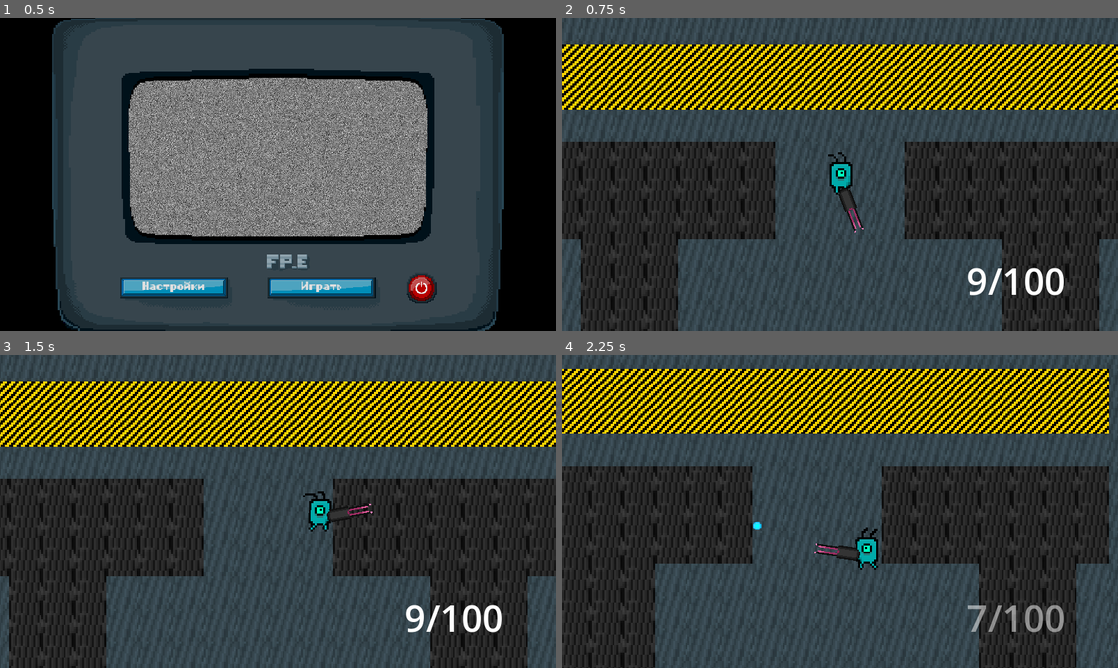
Above: before the commit, frames 1-4 (two rows, left to right).
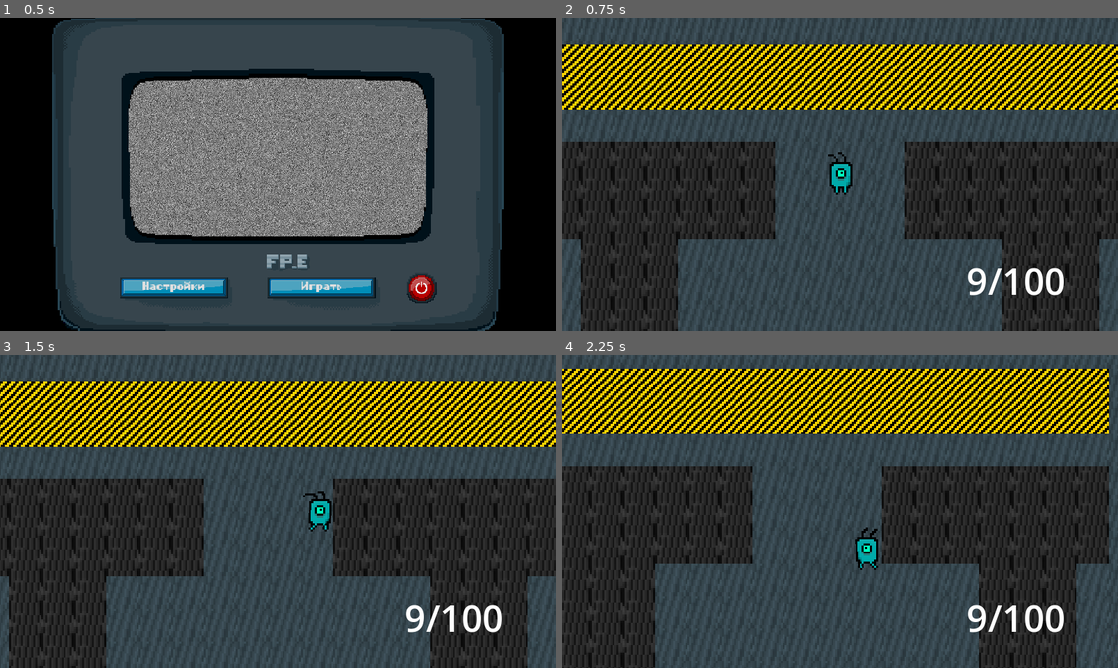
Above: after the commit, the same moments.

Repository: infdev9/noname
Game: Godot game, scene res://scenes/menu.tscn
Same seed, same stepped clock (60 frames per second), same inputs: the game is played once before the commit and once after it.
Inputs (mouse positions are in pixels of both pictures, inside the frame that each line leads up to):
- Up to frame 1 (0.5 s): no input
- Up to frame 2 (0.75 s): click "Играть" at 0.5 s
- Up to frame 3 (1.5 s): tap Enter at 1.25 s; move the mouse to (400, 495) at 1.27 s; hold D (right) from 1.28 s (still down); tap I (interact) at 1.35 s
- Up to frame 4 (2.25 s): click (962, 495) at 1.55 s; move the mouse to (728, 527) at 2.02 s; release D (right) at 2.03 s; hold S (down) from 2.03 s (still down); click (728, 527) at 2.1 s

Frame 1 is identical in both runs. In frame 2, 0.2% of the frame differs, in the area x 49-55%, y 54-69%; in frame 3, 0.1%; in frame 4, 0.9%, in the area x 34-91%, y 53-89%.

Commit message:
added change weapon and skin funcs

Diff:
--- a/prefabs/Character.tscn
+++ b/prefabs/Character.tscn
@@ -47,6 +47,8 @@
 editor_description = "VIP"
 visible = false
 
+[node name="Weapon" type="Node2D" parent="."]
+
 [node name="AnimationPlayer" type="AnimationPlayer" parent="."]
 unique_name_in_owner = true
 libraries = {
--- a/prefabs/GUI.tscn
+++ b/prefabs/GUI.tscn
@@ -9,6 +9,8 @@
 font_size = 64
 
 [node name="GUI" type="CanvasLayer"]
+process_mode = 4
+visible = false
 script = ExtResource("1_nusar")
 
 [node name="Control" type="Control" parent="."]
--- a/prefabs/Weapons/Bullet.tscn
+++ b/prefabs/Weapons/Bullet.tscn
@@ -8,6 +8,7 @@
 
 [node name="Bullet" type="RigidBody2D"]
 collision_layer = 8
+collision_mask = 3
 gravity_scale = 0.0
 max_contacts_reported = 5
 contact_monitor = true
--- /dev/null
+++ b/prefabs/Weapons/BulletEnemy.tscn
@@ -0,0 +1,10 @@
+[gd_scene load_steps=3 format=3 uid="uid://dtrxbmiqow6w6"]
+
+[ext_resource type="PackedScene" uid="uid://b5vxbnoa85el5" path="res://prefabs/Weapons/Bullet.tscn" id="1_6yhra"]
+[ext_resource type="Texture2D" uid="uid://tkxaedomqgim" path="res://assets/sprites/weapons/enemyBullet.png" id="2_32jbl"]
+
+[node name="BulletEnemy" instance=ExtResource("1_6yhra")]
+collision_mask = 5
+
+[node name="Sprite" parent="." index="1"]
+texture = ExtResource("2_32jbl")
--- a/project.godot
+++ b/project.godot
@@ -19,6 +19,7 @@
 
 Root="*res://scripts/Root.gd"
 GLOBAL="*res://scripts/GLOBAL.gd"
+Gui="*res://prefabs/GUI.tscn"
 
 [display]
 
--- a/scenes/game.tscn
+++ b/scenes/game.tscn
@@ -47,7 +47,5 @@
 [node name="Player" parent="." instance=ExtResource("2_dsq26")]
 unique_name_in_owner = true
 position = Vector2(960, 0)
-current_skin = "Plankton"
-current_weapon = "Rifle"
 
 [node name="Camera2D" parent="Player" instance=ExtResource("3_d8f0x")]
--- a/scripts/Root.gd
+++ b/scripts/Root.gd
@@ -1,7 +1,4 @@
 extends Node
-
-
-var gui: PackedScene = preload("res://prefabs/GUI.tscn")
 
 
 func _ready() -> void:
@@ -21,7 +18,8 @@
 
 
 func append_gui_to_scene() -> void:
-	get_current_scene().add_child.call_deferred(gui.instantiate())
+	Gui.set_process_mode(Node.PROCESS_MODE_INHERIT)
+	Gui.show()
 
 
 func change_scene(scene: String) -> void:
@@ -30,20 +28,3 @@
 
 func quit() -> void:
 	get_tree().quit()
-
-
-#func load_data(data: String):
-#	if !FileAccess.file_exists("res://data/" + data + ".json"):
-#		print_debug("[ERROR] Cannot find datafile")
-#		return
-#
-#	var file := FileAccess.open("res://data/" + data + ".json", FileAccess.READ)
-#
-#	var json: JSON
-#
-#	var error = json.parse(file.get_as_text())
-#
-#	if error == OK:
-#		return json.get_data()
-#	else:
-#		print("[ERROR] JSON Parse Error: ", json.get_error_message(), " at line ", json.get_error_line())
--- a/scripts/prefabs/character.gd
+++ b/scripts/prefabs/character.gd
@@ -1,9 +1,6 @@
 class_name Character
 extends CharacterBody2D
 
-
-@export_enum("Duck", "Plankton") var current_skin: String = "Duck"
-@export_enum("None", "Sniper", "Rifle", "Shotgun") var current_weapon: String = "None"
 
 enum States {
 	IDLE,
@@ -19,33 +16,29 @@
 	DOWN,
 }
 
+enum Skins {
+	PLANKTON,
+	DUCK,
+}
+
+enum Weapons {
+	NONE,
+	SNIPER,
+	RIFLE,
+	SHOTGUN,
+}
+
 var angle: float
 
 var current_state := States.IDLE
 var current_look := Looking.DOWN
 
-var weapon: Weapon
+var weapon := Weapon.new()
 
 
 func _enter_tree() -> void:
-	match current_skin:
-		"Duck":
-			%Sprite.set_sprite_frames(load("res://resources/animations/AnimatedSprite2D/duck.tres"))
-		"Plankton":
-			%Sprite.set_sprite_frames(load("res://resources/animations/AnimatedSprite2D/plankton.tres"))
-
-	match current_weapon:
-		"None":
-			weapon = load("res://prefabs/Weapons/Weapon.tscn").instantiate()
-		"Sniper":
-			weapon = load("res://prefabs/Weapons/Sniper.tscn").instantiate()
-		"Rifle":
-			weapon = load("res://prefabs/Weapons/Rifle.tscn").instantiate()
-		"Shotgun":
-			weapon = load("res://prefabs/Weapons/Shotgun.tscn").instantiate()
-	weapon.position.y = 13
-	weapon.set_scale(Vector2(0.8, 0.8))
-	add_child(weapon)
+	change_skin(Skins.PLANKTON)
+	change_weapon(Weapons.NONE)
 
 
 func _physics_process(_delta: float) -> void:
@@ -65,6 +58,30 @@
 func change_looking(direction: Looking) -> void:
 	current_look = direction
 	update_animation()
+
+
+func change_skin(new_skin: Skins) -> void:
+	match new_skin:
+		Skins.DUCK:
+			%Sprite.set_sprite_frames(load("res://resources/animations/AnimatedSprite2D/duck.tres"))
+		Skins.PLANKTON:
+			%Sprite.set_sprite_frames(load("res://resources/animations/AnimatedSprite2D/plankton.tres"))
+
+
+func change_weapon(new_weapon: Weapons) -> void:
+	weapon.queue_free()
+	match new_weapon:
+		Weapons.NONE:
+			weapon = load("res://prefabs/Weapons/Weapon.tscn").instantiate()
+		Weapons.SNIPER:
+			weapon = load("res://prefabs/Weapons/Sniper.tscn").instantiate()
+		Weapons.RIFLE:
+			weapon = load("res://prefabs/Weapons/Rifle.tscn").instantiate()
+		Weapons.SHOTGUN:
+			weapon = load("res://prefabs/Weapons/Shotgun.tscn").instantiate()
+	weapon.position.y = 13
+	weapon.set_scale(Vector2(0.8, 0.8))
+	add_child(weapon)
 
 
 func update_animation() -> void:
--- a/scripts/prefabs/player.gd
+++ b/scripts/prefabs/player.gd
@@ -31,3 +31,13 @@
 		velocity.x = move_toward(velocity.x, 0, GLOBAL.PLAYER_SPEED)
 
 	angle = rad_to_deg(get_angle_to(get_global_mouse_position()))
+
+
+### debug
+func _unhandled_key_input(event: InputEvent) -> void:
+	match event.keycode:
+		KEY_0: change_weapon(Weapons.NONE)
+		KEY_1: change_weapon(Weapons.RIFLE)
+		KEY_2: change_weapon(Weapons.SNIPER)
+		KEY_3: change_weapon(Weapons.SHOTGUN)
+###
--- a/scripts/prefabs/weapons/bullet.gd
+++ b/scripts/prefabs/weapons/bullet.gd
@@ -18,7 +18,7 @@
 
 
 func _on_body_entered(body: Node2D) -> void:
-	if body is Character and not body is Player:
+	if body is Character:
 		body.kill()
 		destroy()
 	else:
--- a/scripts/prefabs/weapons/rifle.gd
+++ b/scripts/prefabs/weapons/rifle.gd
@@ -1,8 +1,5 @@
 class_name Rifle
 extends Weapon
-
-
-const BULLET: PackedScene = preload("res://prefabs/Weapons/Bullet.tscn")
 
 
 func _enter_tree() -> void:
@@ -18,7 +15,7 @@
 	if try_spend_ammo(1):
 		rebound()
 
-		var bullet: Bullet = BULLET.instantiate()
+		var bullet: Bullet = BULLET.instantiate() if is_player else BULLET_ENEMY.instantiate()
 		bullet._init(bullet_lifetime, Vector2(0.5, 0.5))
 		bullet.set_position($BulletsSpawnPos.get_global_position())
 		bullet.set_axis_velocity(Vector2.from_angle(rotation) * bullet_acceleration)
--- a/scripts/prefabs/weapons/shotgun.gd
+++ b/scripts/prefabs/weapons/shotgun.gd
@@ -1,8 +1,5 @@
 class_name Shotgun
 extends Weapon
-
-
-const BULLET: PackedScene = preload("res://prefabs/Weapons/Bullet.tscn")
 
 
 func _enter_tree() -> void:
@@ -21,7 +18,7 @@
 		rebound()
 
 		for i in range(-2, 3):
-			var bullet: Bullet = BULLET.instantiate()
+			var bullet: Bullet = BULLET.instantiate() if is_player else BULLET_ENEMY.instantiate()
 			bullet._init(bullet_lifetime, Vector2(0.8, 0.8))
 			bullet.set_position($BulletsSpawnPos.get_global_position())
 			bullet.set_axis_velocity(Vector2.from_angle(rotation + deg_to_rad(15 * i)) * bullet_acceleration)
--- a/scripts/prefabs/weapons/sniper.gd
+++ b/scripts/prefabs/weapons/sniper.gd
@@ -2,7 +2,6 @@
 extends Weapon
 
 
-const BULLET: PackedScene = preload("res://prefabs/Weapons/Bullet.tscn")
 const LASER_SPRITE: CompressedTexture2D = preload("res://assets/sprites/weapons/laser.png")
 
 
@@ -11,7 +10,7 @@
 	cooldown = 1
 	reload_time = 2
 	recoil = 0.5
-	bullet_acceleration = 1500
+	bullet_acceleration = 4500
 	bullet_lifetime = 10
 	ammo_in_magazine = 99999
 	ammo = ammo_in_magazine
@@ -21,7 +20,7 @@
 	if try_spend_ammo(1):
 		rebound()
 
-		var bullet: Bullet = BULLET.instantiate()
+		var bullet: Bullet = BULLET.instantiate() if is_player else BULLET_ENEMY.instantiate()
 		bullet._init(bullet_lifetime, Vector2(1, 0.2))
 		bullet.get_node("Sprite").set_texture(LASER_SPRITE)
 		bullet.set_position($BulletsSpawnPos.get_global_position())
--- a/scripts/prefabs/weapons/weapon.gd
+++ b/scripts/prefabs/weapons/weapon.gd
@@ -5,6 +5,7 @@
 const BASE_OFFSET_X = 84
 
 var is_working: bool = true
+var is_player: bool = false
 
 var cooldown: float = 0.5
 var reload_time: float = 1
@@ -18,11 +19,15 @@
 
 var tween: Tween
 
+const BULLET: PackedScene = preload("res://prefabs/Weapons/Bullet.tscn")
+const BULLET_ENEMY: PackedScene = preload("res://prefabs/Weapons/BulletEnemy.tscn")
+
 
 func _enter_tree() -> void:
 	var bullets_group := Node2D.new()
 	bullets_group.set_name("Bullets")
 	Root.get_current_scene().add_child.call_deferred(bullets_group)
+	is_player = true if get_parent() is Player else false
 
 
 func _physics_process(_delta: float) -> void:
--- a/scripts/ui/GUI.gd
+++ b/scripts/ui/GUI.gd
@@ -15,7 +15,8 @@
 func show_interactable_object(object: String) -> void:
 	match object:
 		"TV":
-			$Control/HUD/Clue.set_text("Нажмите I, чтобы\nначать игру")
+
+			$Control/HUD/Clue.set_text("Нажмите , чтобы\nначать игру")
 		"Wardrobe":
 			$Control/HUD/Clue.set_text("Нажмите I, чтобы\nсменить скин")
 		"Table":
